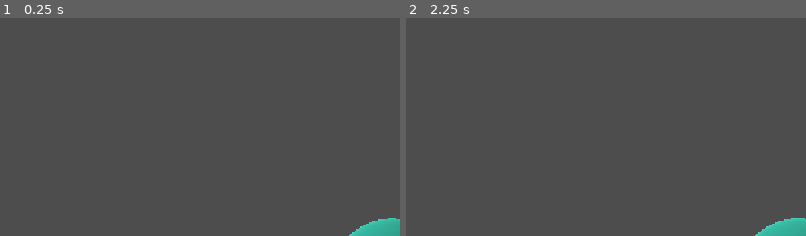
Above: before the commit, frames 1-2 (left to right).
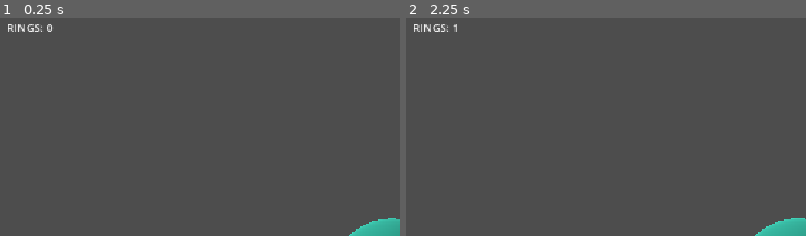
Above: after the commit, the same moments.

Repository: Foxsia/3Dplatformer
Game: Godot game, scene res://level_1.tscn
Same seed, same stepped clock (60 frames per second), same inputs: the game is played once before the commit and once after it.
Inputs (mouse positions are % of the whole screen's width and height, from its top left):
- Up to frame 1 (0.25 s): no input
- Up to frame 2 (2.25 s): move the mouse to (55, 48) at 0.52 s; hold Ctrl (sprint) 0.53-1.28 s; hold W (up) from 0.53 s (still down); tap Space (jump) at 0.77, 1.52 s; move the mouse to (45, 49) at 1.27 s; tap Ctrl (sprint) at 1.35 s; tap Enter at 2 s; move the mouse to (52, 47) at 2.02 s; hold Ctrl (sprint) from 2.03 s (still down)
The pictures show only the part of the screen within x 1-51%, y 0-50%; the shares and areas given below are measured in that part.

The runs differ from the first frame. In frame 1, 0.2% of the frame differs, in the area x 2-13%, y 2-7%; in frame 2, 0.2%.

Commit message:
add simple HUD

Diff:
--- /dev/null
+++ b/GameManager.gd
@@ -0,0 +1,9 @@
+extends Node
+
+var rings = 0
+
+signal rings_changed(rings)
+
+func add_ring():
+	rings += 1
+	rings_changed.emit(rings)
--- /dev/null
+++ b/hud.gd
@@ -0,0 +1,10 @@
+extends CanvasLayer
+
+@onready var ring_label = $RingLabel
+
+func _ready():
+	GameManager.rings_changed.connect(_on_rings_changed)
+	_on_rings_changed(GameManager.rings)
+
+func _on_rings_changed(amount):
+	ring_label.text = "RINGS: " + str(amount)
--- a/level_1.tscn
+++ b/level_1.tscn
@@ -2,6 +2,7 @@
 
 [ext_resource type="PackedScene" uid="uid://dqresirb884u7" path="res://player.tscn" id="2_hbghi"]
 [ext_resource type="PackedScene" uid="uid://dtnw8guevhw2r" path="res://ring.tscn" id="2_hn12h"]
+[ext_resource type="Script" uid="uid://dy5kx1x7sa4py" path="res://hud.gd" id="3_hn12h"]
 
 [sub_resource type="BoxMesh" id="BoxMesh_5glgx"]
 size = Vector3(10, 0.5, 10)
@@ -37,3 +38,12 @@
 
 [node name="Ring3" parent="Rings" unique_id=1972673081 instance=ExtResource("2_hn12h")]
 transform = Transform3D(1, 0, 0, 0, 1, 0, 0, 0, 1, -4.2128057, 0.9502919, 3.0830774)
+
+[node name="HUD" type="CanvasLayer" parent="." unique_id=510913633]
+script = ExtResource("3_hn12h")
+
+[node name="RingLabel" type="Label" parent="HUD" unique_id=1509702340]
+offset_left = 21.0
+offset_top = 21.0
+offset_right = 148.0
+offset_bottom = 76.0
--- a/project.godot
+++ b/project.godot
@@ -14,6 +14,10 @@
 run/main_scene="uid://dfblwaak7xqs1"
 config/features=PackedStringArray("4.7", "Forward Plus")
 config/icon="res://icon.svg"
+
+[autoload]
+
+GameManager="*uid://b75sh5hdhvc2t"
 
 [display]
 
--- a/ring.gd
+++ b/ring.gd
@@ -11,5 +11,5 @@
 
 func _on_body_entered(body):
 	if body is CharacterBody3D:
-		print("ring collected")
+		GameManager.add_ring()
 		queue_free()
--- a/ring.tscn
+++ b/ring.tscn
@@ -11,6 +11,7 @@
 size = Vector3(2, 0.47668457, 1)
 
 [node name="Ring" type="Area3D" unique_id=1555783509]
+collision_layer = 2
 script = ExtResource("1_ln3uk")
 
 [node name="MeshInstance3D" type="MeshInstance3D" parent="." unique_id=53885017]
Not shown, added: GameManager.gd.uid
Not shown, added: hud.gd.uid
